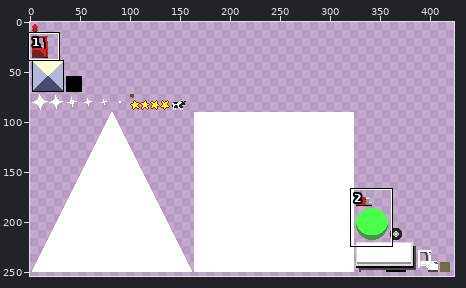
Two versions of one sprite sheet, ufo/android/assets/img/images.png. The picture above shows the old version from afar; the outline marks the close-up.
Close-up. Before:
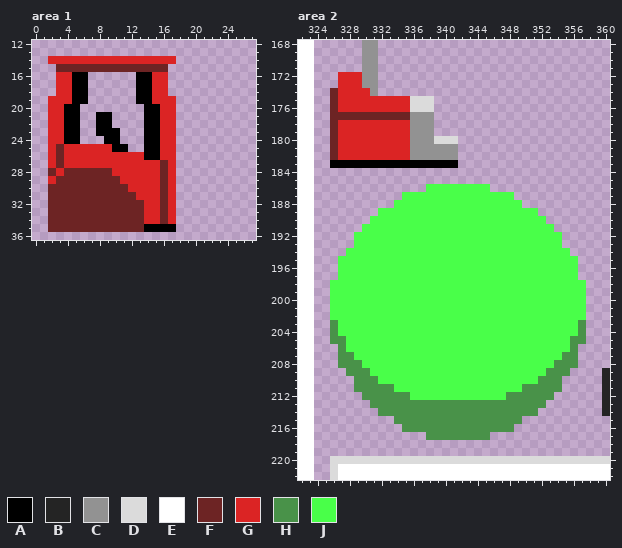
The file is 512x256 pixels. Shown: area 1: x 0..27, y 12..36; area 2: x 322..360, y 168..222. The wide view leaves out empty margins.
Palette (. is transparent): A #000000  B #242424  C #929292  D #dbdbdb  E #ffffff  F #6d2424  G #db2424  H #499249  J #49ff49
Now the later version:
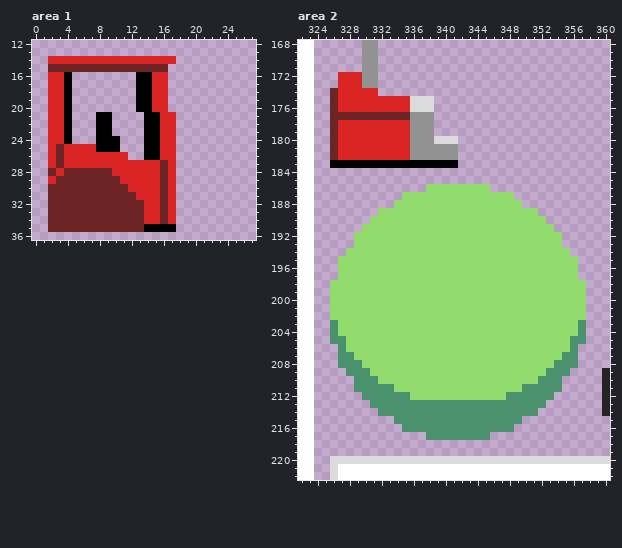
Diff:
colour H: #499249 -> #49926d
colour J: #49ff49 -> #92db6d
Area 1:
y 15: x 2 . -> F
y 16..18: x 2 . -> G; x 4..6 GAA -> A..
y 19: x 4..6 GAA -> A..; x 17 G -> .
y 20: x 5 A -> .; x 13 . -> A; x 15 A -> G; x 17 G -> .
y 21..22: x 5 A -> .
y 23: x 5 A -> .; x 10 A -> .
y 24: x 5 A -> .; x 8 . -> A
y 25: x 8..9 GG -> AA; x 11 A -> .
y 26: x 12..13 GG -> ..
Area 2:
y 174: x 331 C -> G
Pixel boxes of the changes (left, top, right, bottom) in both close-ups:
changed: (48, 64, 176, 160)
changed: (370, 88, 378, 96)
changed: (330, 184, 586, 440)
